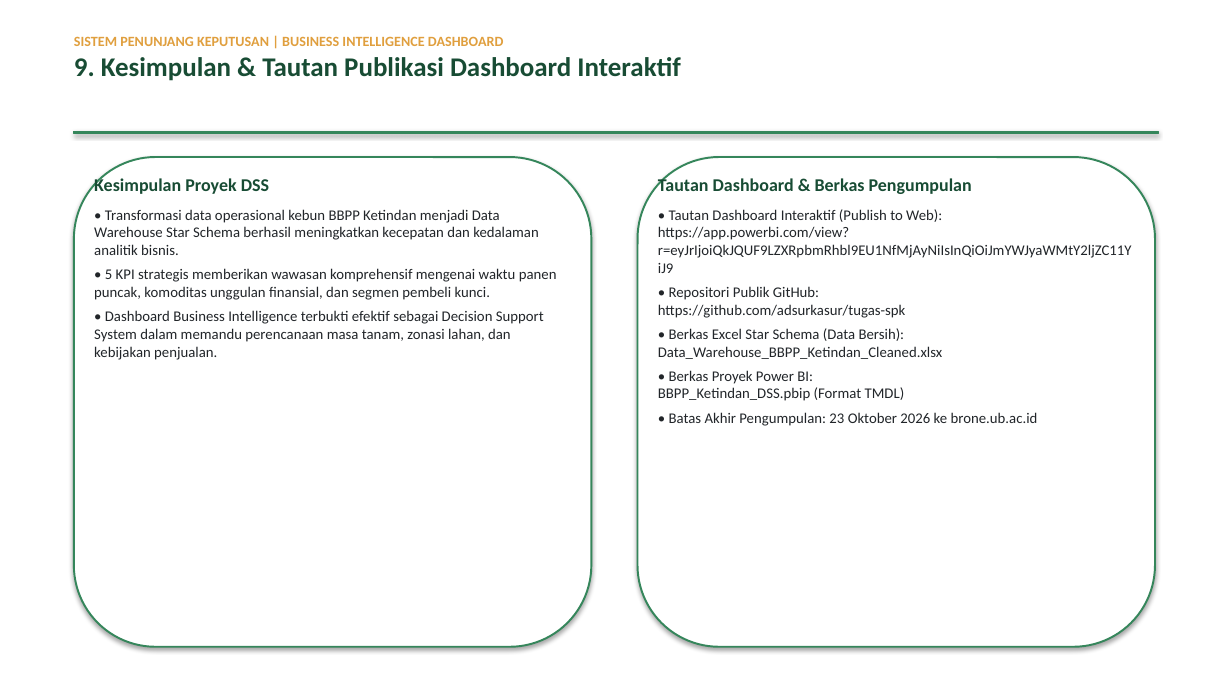
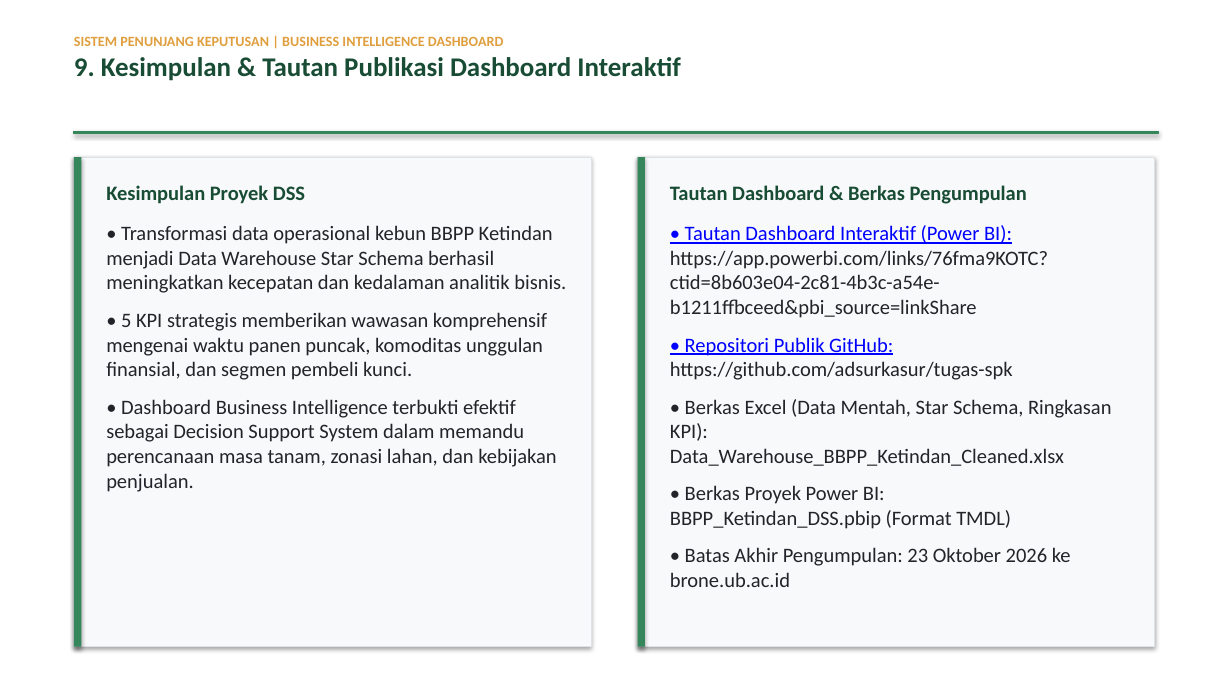
Before and after one commit to adsurkasur/tugas-spk, a slide deck: slide 10 of Presentasi_DSS_BBPP_Ketindan.pptx. Drawn at 1232x693 pixels with LibreOffice and Linux fonts; fonts in the diff are those of the drawing. Boxes give left, top, right and bottom in pixels: in the first picture for what was removed or moved away, otherwise in the second. Text is boxed around its words. In the diff, an @@ line names an element or a change of style, - is before the commit and + after.

```diff
--- a/Presentasi_DSS_BBPP_Ketindan.pptx
+++ b/Presentasi_DSS_BBPP_Ketindan.pptx
@@ rectangle at [74, 157, 592, 647]: rounded rectangle to rectangle; fill #FFFFFF to #F8F9FA; outline #35865B 1.5 pt to #DEE2E6 0.75 pt @@
@@ rectangle added at [74, 157, 81, 647], fill #35865B @@
@@ rounded rectangle removed at [638, 157, 1155, 647] @@
@@ rectangle added at [638, 157, 1155, 647], fill #F8F9FA, outline #DEE2E6 0.75 pt @@
@@ rectangle added at [638, 157, 645, 647], fill #35865B @@
@@ text "Kesimpulan Proyek DSS": place and size @@
-text "Kesimpulan Proyek DSS" at [94, 177, 557, 360]
+text "Kesimpulan Proyek DSS" at [106, 185, 566, 492]
@@ text "Kesimpulan Proyek DSS" at [106, 185, 566, 492]: size 14 to 16 pt in "Kesimpulan Proyek DSS"; size 11.5 to 16 pt; more space between paragraphs @@
@@ text at [670, 185, 1071, 587]: size 14 to 16 pt in "Tautan Dashboard & Berkas Pengumpulan"; size 11.5 to 16 pt in "• Repositori Publik GitHub: https://github.com/adsurkasur/tu ...", "• Berkas Proyek Power BI: BBPP_Ketindan_DSS.pbip (Format ...", "• Batas Akhir Pengumpulan: 23 Oktober 2026 ..."; text colour #212529 to #0000FF, underline on in "• Repositori Publik GitHub:"; more space between paragraphs @@
@@ text "Tautan Dashboard & Berkas Pengumpulan": place and size @@
-text "Tautan Dashboard & Berkas Pengumpulan" at [658, 177, 1132, 426]
+text "Tautan Dashboard & Berkas Pengumpulan" at [670, 185, 1112, 587]
@@ text at [670, 225, 1048, 318]: text changed; size 11.5 to 16 pt @@
-• Tautan Dashboard Interaktif (Publish to Web):
-https://app.powerbi.com/view?r=eyJrIjoiQkJQUF9LZXRpbmRhbl9EU1NfMjAyNiIsInQiOiJmYWJyaWMtY2ljZC11YiJ9
+• Tautan Dashboard Interaktif (Power BI):
+https://app.powerbi.com/links/76fma9KOTC?ctid=8b603e04-2c81-4b3c-a54e-b1211ffbceed&pbi_source=linkShare
@@ text at [670, 399, 1112, 466]: text changed; size 11.5 to 16 pt @@
-• Berkas Excel Star Schema (Data Bersih):
-Data_Warehouse_BBPP_Ketindan_Cleaned.xlsx
+• Berkas Excel (Data Mentah, Star Schema, Ringkasan KPI):
+Data_Warehouse_BBPP_Ketindan_Cleaned.xlsx
```
Also in this commit, not shown: 8 other slides changed, 13 other files.
